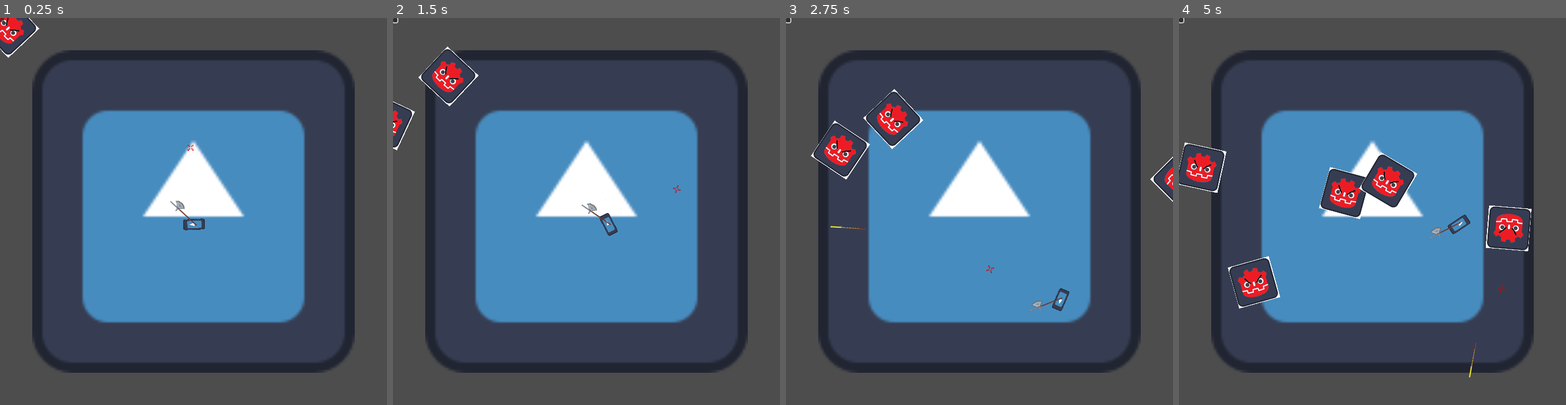
Above: before the commit, frames 1-4 (left to right).
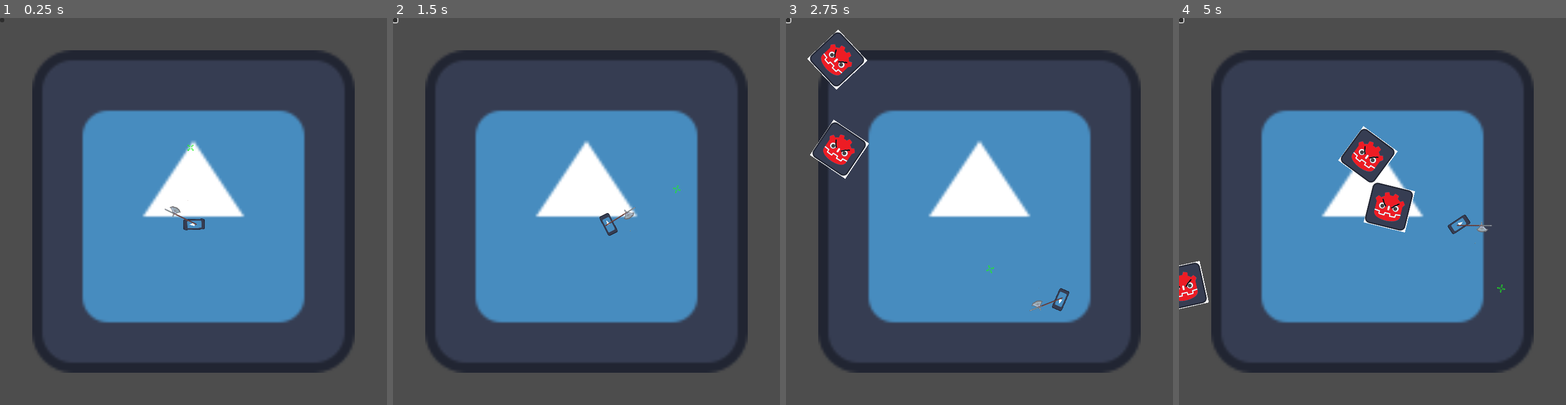
Above: after the commit, the same moments.

Repository: pkettune/halberd_arena
Game: Godot game, scene res://scenes/Main.tscn
Same seed, same stepped clock (60 frames per second), same inputs: the game is played once before the commit and once after it. The engine's default icon, where the game draws it, is replaced by a stand-in: a white triangle on a blue panel in a dark square.
Inputs (mouse positions are in pixels of both pictures, inside the frame that each line leads up to):
- Up to frame 1 (0.25 s): no input
- Up to frame 2 (1.5 s): click (396, 21) at 0.5 s; move the mouse to (671, 192) at 1.27 s; press the mouse at (671, 192) at 1.28 s; hold D (right) from 1.28 s (still down)
- Up to frame 3 (2.75 s): right-click (1064, 192) at 1.55 s; move the mouse to (902, 230) at 2.02 s; release D (right) at 2.03 s; release the mouse at (902, 230) at 2.03 s; hold S (down) from 2.03 s (still down); right-click (902, 230) at 2.1 s; click (902, 230) at 2.3 s
- Up to frame 4 (5 s): move the mouse to (1411, 126) at 2.77 s; release S (down) at 2.78 s; press the mouse at (1411, 126) at 2.78 s; hold D (right) 2.78-3.53 s; right-click (1411, 126) at 3.05 s; move the mouse to (1353, 288) at 3.52 s; release the mouse at (1353, 288) at 3.53 s; hold W (up) 3.53-4.28 s; right-click (1353, 288) at 3.6 s; click (1353, 288) at 3.8 s; move the mouse to (1488, 269) at 4.27 s; press the mouse at (1488, 269) at 4.28 s; hold A (left) from 4.28 s (still down); right-click (1488, 269) at 4.55 s

The runs differ from the first frame. In frame 1, 0.6% of the frame differs, in the area x 0-51%, y 0-54%; in frame 2, 1.1%; in frame 3, 2.3%; in frame 4, 6.7%, in the area x 0-92%, y 27-93%.

Commit message:
attack anim, borders, attack timings

Diff:
--- a/hitbox.gd
+++ /dev/null
@@ -1,7 +0,0 @@
-class_name HitBox
-extends Node
-
-@export var damage := 10
-
-func _init() -> void:
-	pass
--- /dev/null
+++ b/pictures/new_compressed_texture_2d.tres
@@ -0,0 +1,4 @@
+[gd_resource type="CompressedTexture2D" format=3 uid="uid://suieaa1nwk1m"]
+
+[resource]
+load_path = "res://.godot/imported/attack.png-73a249141ece2069470ae821ffbf7e42.ctex"
--- a/scenes/Main.tscn
+++ b/scenes/Main.tscn
@@ -21,6 +21,6 @@
 position = Vector2(361, 384)
 
 [node name="Weapon" parent="Player" instance=ExtResource("5_67alg")]
-position = Vector2(-347, -370)
+rotation = -0.293723
 
 [node name="Projectile" parent="." instance=ExtResource("5_teihn")]
--- a/scenes/arena.tscn
+++ b/scenes/arena.tscn
@@ -17,8 +17,7 @@
 
 [node name="Floor" type="Area2D" parent="."]
 collision_layer = 8
-collision_mask = 0
-monitorable = false
+collision_mask = 5
 
 [node name="Logo" type="Sprite2D" parent="Floor"]
 position = Vector2(360, 360)
@@ -39,6 +38,7 @@
 rotation = 1.56932
 
 [node name="SpawnTimer" type="Timer" parent="."]
+wait_time = 1.5
 autostart = true
 
 [connection signal="body_exited" from="Floor" to="." method="_on_floor_body_exited"]
--- a/scenes/enemy.tscn
+++ b/scenes/enemy.tscn
@@ -31,19 +31,20 @@
 }]
 
 [sub_resource type="RectangleShape2D" id="RectangleShape2D_in4ph"]
-size = Vector2(28, 28)
+size = Vector2(25.3333, 25.3333)
 
 [sub_resource type="RectangleShape2D" id="RectangleShape2D_dydr7"]
-size = Vector2(28, 28)
+size = Vector2(24.6667, 24.6667)
 
 [node name="Enemy" type="CharacterBody2D"]
 scale = Vector2(3, 3)
 collision_layer = 4
-collision_mask = 0
+collision_mask = 51
 floor_stop_on_slope = false
 floor_block_on_wall = false
 platform_floor_layers = 0
 script = ExtResource("1_o80ey")
+speed = 140
 
 [node name="AnimatedSprite2D" type="AnimatedSprite2D" parent="."]
 scale = Vector2(0.2, 0.2)
@@ -53,7 +54,7 @@
 [node name="Hurtbox" type="Area2D" parent="."]
 position = Vector2(32, 30)
 collision_layer = 32
-collision_mask = 18
+collision_mask = 3
 monitorable = false
 script = ExtResource("3_tfr72")
 
@@ -62,7 +63,7 @@
 shape = SubResource("RectangleShape2D_in4ph")
 
 [node name="CollisionShape2D" type="CollisionShape2D" parent="."]
-position = Vector2(1.49012e-07, 1.13249e-06)
+position = Vector2(0, -2.38419e-07)
 shape = SubResource("RectangleShape2D_dydr7")
 
 [node name="DyingText" type="Sprite2D" parent="."]
@@ -73,4 +74,3 @@
 hframes = 3
 
 [connection signal="area_entered" from="Hurtbox" to="." method="_on_area_entered"]
-[connection signal="area_entered" from="Hurtbox" to="Hurtbox" method="_on_area_entered"]
--- a/scenes/player.tscn
+++ b/scenes/player.tscn
@@ -1,15 +1,16 @@
-[gd_scene load_steps=7 format=3 uid="uid://bss165o1gdb1g"]
+[gd_scene load_steps=8 format=3 uid="uid://bss165o1gdb1g"]
 
 [ext_resource type="Script" path="res://scripts/player.gd" id="1_fli1f"]
 [ext_resource type="Script" path="res://scripts/Hurtbox.gd" id="2_3ytr2"]
 [ext_resource type="Texture2D" uid="uid://barb5gwt3xaqt" path="res://pictures/icon.svg" id="2_br26d"]
-[ext_resource type="Texture2D" uid="uid://s5ymxgirvhss" path="res://pictures/crosshair.png" id="5_sky78"]
+[ext_resource type="Texture2D" uid="uid://byleytitqfois" path="res://pictures/crosshair_green.png" id="4_5qwv0"]
+[ext_resource type="AudioStream" uid="uid://bifdita412fe0" path="res://sounds/död.wav" id="5_g78af"]
 
 [sub_resource type="RectangleShape2D" id="RectangleShape2D_tcdnn"]
-size = Vector2(16, 36)
+size = Vector2(17.2305, 35.2102)
 
 [sub_resource type="RectangleShape2D" id="RectangleShape2D_0y8mp"]
-size = Vector2(14.7958, 28.8424)
+size = Vector2(19.7589, 39.8924)
 
 [node name="Player" type="Node2D" node_paths=PackedStringArray("crosshair")]
 script = ExtResource("1_fli1f")
@@ -18,9 +19,10 @@
 metadata/_edit_horizontal_guides_ = []
 
 [node name="PlayerBody" type="CharacterBody2D" parent="."]
-collision_mask = 9
+collision_mask = 8
 
 [node name="PlayerHitbox" type="CollisionShape2D" parent="PlayerBody"]
+position = Vector2(0.217798, -0.179246)
 shape = SubResource("RectangleShape2D_tcdnn")
 
 [node name="PlayerSprite" type="Sprite2D" parent="PlayerBody"]
@@ -29,11 +31,11 @@
 
 [node name="PlayerHurtBox" type="Area2D" parent="PlayerBody"]
 collision_layer = 32
-collision_mask = 4
+collision_mask = 12
 script = ExtResource("2_3ytr2")
 
 [node name="CollisionShape2D" type="CollisionShape2D" parent="PlayerBody/PlayerHurtBox"]
-position = Vector2(0.149494, 0.403629)
+position = Vector2(-0.0163138, -0.0856018)
 shape = SubResource("RectangleShape2D_0y8mp")
 
 [node name="Crosshair" type="Node2D" parent="."]
@@ -42,11 +44,13 @@
 
 [node name="CrosshairSprite" type="Sprite2D" parent="Crosshair"]
 scale = Vector2(1.1, 1.1)
-texture = ExtResource("5_sky78")
+texture = ExtResource("4_5qwv0")
 
 [node name="ShootPosition" type="Marker2D" parent="."]
 position = Vector2(11.5869, -0.00113487)
 scale = Vector2(1.1, 1.1)
 
-[connection signal="area_entered" from="PlayerBody/PlayerHurtBox" to="." method="_on_player_hurt_box_area_entered"]
+[node name="AudioStreamPlayer2D" type="AudioStreamPlayer2D" parent="."]
+stream = ExtResource("5_g78af")
+
 [connection signal="body_entered" from="PlayerBody/PlayerHurtBox" to="." method="_on_player_hurt_box_body_entered"]
--- a/scenes/projectile.tscn
+++ b/scenes/projectile.tscn
@@ -9,8 +9,8 @@
 height = 67.6168
 
 [node name="Spear" type="CharacterBody2D"]
-collision_layer = 2
-collision_mask = 0
+collision_layer = 0
+collision_mask = 4
 script = ExtResource("1_vhnxs")
 
 [node name="Sprite" type="Sprite2D" parent="."]
@@ -19,8 +19,8 @@
 
 [node name="HitBox" type="Area2D" parent="."]
 rotation = 1.5708
-collision_layer = 16
-collision_mask = 0
+collision_layer = 18
+collision_mask = 20
 monitoring = false
 script = ExtResource("2_oute2")
 
--- a/scenes/weapon.tscn
+++ b/scenes/weapon.tscn
@@ -1,9 +1,9 @@
-[gd_scene load_steps=9 format=3 uid="uid://7rotx6sj06c6"]
+[gd_scene load_steps=11 format=3 uid="uid://7rotx6sj06c6"]
 
 [ext_resource type="Script" path="res://scripts/weapon.gd" id="1_vd6j2"]
 [ext_resource type="Texture2D" uid="uid://cbhu528f3l6kg" path="res://pictures/aurinkoon2.png" id="2_bj3mr"]
-[ext_resource type="AudioStream" uid="uid://cy7jwm7ncti62" path="res://bling2.wav" id="3_vd3bw"]
 [ext_resource type="Script" path="res://scripts/hitbox.gd" id="3_yj8vd"]
+[ext_resource type="AudioStream" uid="uid://cv3nr35j7m0hu" path="res://sounds/bling3.wav" id="4_u4piw"]
 
 [sub_resource type="CapsuleShape2D" id="CapsuleShape2D_7d643"]
 radius = 11.0633
@@ -20,14 +20,96 @@
 tracks/0/interp = 0
 tracks/0/loop_wrap = false
 tracks/0/keys = {
-"times": PackedFloat32Array(0, 0.0403099, 0.0814743, 0.120075, 0.156967, 0.193859, 0.232322, 0.269705, 0.308974, 0.347074, 0.386883, 0.429112, 0.477908, 0.539506, 0.593795),
+"times": PackedFloat32Array(0, 0.0403099, 0.0814743, 0.120075, 0.156967, 0.193859, 0.232322, 0.288, 0.336, 0.36, 0.408, 0.456, 0.504, 0.552, 0.621459),
 "transitions": PackedFloat32Array(1, 1, 1, 1, 1, 1, 1, 1, 1, 1, 1, 1, 1, 1, 1),
 "update": 0,
 "values": [0, 1, 2, 1, 2, 1, 3, 4, 3, 4, 3, 4, 5, 6, 7]
 }
 
+[sub_resource type="Animation" id="Animation_gi5r6"]
+resource_name = "attack"
+length = 0.3
+loop_mode = 1
+tracks/0/type = "value"
+tracks/0/imported = false
+tracks/0/enabled = true
+tracks/0/path = NodePath("..:position")
+tracks/0/interp = 1
+tracks/0/loop_wrap = true
+tracks/0/keys = {
+"times": PackedFloat32Array(0, 0.0245131, 0.0405814, 0.051111, 0.0632517, 0.0736242, 0.0919135, 0.115774, 0.132421, 0.150406, 0.16699, 0.181278, 0.19841, 0.216342, 0.240732),
+"transitions": PackedFloat32Array(1, 1, 1, 1, 1, 1, 1, 1, 1, 1, 1, 1, 1, 1, 1),
+"update": 0,
+"values": [Vector2(0, 0), Vector2(0, 0), Vector2(-2.62204, -2.62204), Vector2(-2.62204, -2.62204), Vector2(-2.62204, -2.62204), Vector2(-2.62204, -2.62204), Vector2(-2.62204, -2.62204), Vector2(-2.62204, -2.62204), Vector2(-2.62204, -2.62204), Vector2(-2.62204, -2.62204), Vector2(-2.62204, -2.62204), Vector2(-2.62204, -2.62204), Vector2(-2.62204, -2.62204), Vector2(-2.62204, -2.62204), Vector2(-2.39418, -2.39417)]
+}
+tracks/1/type = "value"
+tracks/1/imported = false
+tracks/1/enabled = true
+tracks/1/path = NodePath("..:rotation")
+tracks/1/interp = 1
+tracks/1/loop_wrap = true
+tracks/1/keys = {
+"times": PackedFloat32Array(0, 0.0245131, 0.0405814, 0.0522376, 0.0632517, 0.0736242, 0.0929349, 0.103482, 0.115774, 0.1314, 0.150406, 0.170054, 0.1823, 0.195346, 0.216942, 0.240732),
+"transitions": PackedFloat32Array(1, 1, 1, 1, 1, 1, 1, 1, 1, 1, 1, 1, 1, 1, 1, 1),
+"update": 0,
+"values": [0.0, -0.293723, -0.60164, -1.05338, -1.33013, -1.74991, -0.630914, -0.440139, -0.0570483, 0.442079, 0.768959, 1.13683, 1.41468, 1.19089, 1.19089, 1.87727]
+}
+tracks/2/type = "value"
+tracks/2/imported = false
+tracks/2/enabled = true
+tracks/2/path = NodePath("..:scale")
+tracks/2/interp = 1
+tracks/2/loop_wrap = true
+tracks/2/keys = {
+"times": PackedFloat32Array(0, 0.0245131, 0.0526167, 0.0652944, 0.0736242, 0.0919135, 0.113731, 0.129357, 0.148363, 0.171075, 0.180257, 0.195346, 0.215068, 0.240732),
+"transitions": PackedFloat32Array(1, 1, 1, 1, 1, 1, 1, 1, 1, 1, 1, 1, 1, 1),
+"update": 0,
+"values": [Vector2(1, 1), Vector2(1, 1), Vector2(1, 1), Vector2(1, 1), Vector2(1, 1), Vector2(1, 1), Vector2(1, 1), Vector2(1, 1), Vector2(1, 1), Vector2(1, 1), Vector2(1, 1), Vector2(1, 1), Vector2(1, 1), Vector2(1, 1)]
+}
+
+[sub_resource type="Animation" id="Animation_atu8b"]
+length = 0.001
+tracks/0/type = "value"
+tracks/0/imported = false
+tracks/0/enabled = true
+tracks/0/path = NodePath("..:rotation")
+tracks/0/interp = 1
+tracks/0/loop_wrap = true
+tracks/0/keys = {
+"times": PackedFloat32Array(0),
+"transitions": PackedFloat32Array(1),
+"update": 0,
+"values": [-0.293723]
+}
+tracks/1/type = "value"
+tracks/1/imported = false
+tracks/1/enabled = true
+tracks/1/path = NodePath("..:position")
+tracks/1/interp = 1
+tracks/1/loop_wrap = true
+tracks/1/keys = {
+"times": PackedFloat32Array(0),
+"transitions": PackedFloat32Array(1),
+"update": 0,
+"values": [Vector2(0, 0)]
+}
+tracks/2/type = "value"
+tracks/2/imported = false
+tracks/2/enabled = true
+tracks/2/path = NodePath("..:scale")
+tracks/2/interp = 1
+tracks/2/loop_wrap = true
+tracks/2/keys = {
+"times": PackedFloat32Array(0),
+"transitions": PackedFloat32Array(1),
+"update": 0,
+"values": [Vector2(1, 1)]
+}
+
 [sub_resource type="AnimationLibrary" id="AnimationLibrary_vxikn"]
 _data = {
+"RESET": SubResource("Animation_atu8b"),
+"attack": SubResource("Animation_gi5r6"),
 "power_up": SubResource("Animation_g840r")
 }
 
@@ -43,19 +125,20 @@
 "
 
 [node name="Weapon" type="Node2D"]
+rotation = -0.293723
 script = ExtResource("1_vd6j2")
 
 [node name="Halberd" type="CharacterBody2D" parent="."]
 collision_layer = 2
-collision_mask = 0
+collision_mask = 4
 
 [node name="WeaponSprite" type="Sprite2D" parent="Halberd"]
-position = Vector2(22, -19)
+position = Vector2(22, -18.8127)
 texture = ExtResource("2_bj3mr")
 hframes = 8
 
 [node name="HitBox" type="Area2D" parent="Halberd"]
-collision_layer = 18
+collision_layer = 2
 collision_mask = 4
 monitoring = false
 script = ExtResource("3_yj8vd")
@@ -73,7 +156,8 @@
 script = SubResource("GDScript_uxfir")
 
 [node name="AudioStreamPlayer2D" type="AudioStreamPlayer2D" parent="."]
-stream = ExtResource("3_vd3bw")
+stream = ExtResource("4_u4piw")
+volume_db = 5.193
 
 [node name="PowerTimer" type="Timer" parent="."]
 wait_time = 0.7
--- a/scripts/arena.gd
+++ b/scripts/arena.gd
@@ -1,9 +1,11 @@
 extends Node2D
 
 @export var enemy_scene = preload("res://scenes/enemy.tscn")
+@export var player_scene = preload("res://scenes/player.tscn")
+
 
 func _on_floor_body_exited(body):
-	print("asdf")
+	body.queue_free()
 
 func _ready():
 	randomize()
--- a/scripts/enemy.gd
+++ b/scripts/enemy.gd
@@ -2,7 +2,7 @@
 extends CharacterBody2D
 
 var enemy = self
-
+var elapsed = 7
 @export var player_scene: PackedScene = preload("res://scenes/player.tscn")
 
 @onready var player = get_node("/root/Main/Player/")
@@ -23,9 +23,17 @@
 		move_and_slide()
 
 func _on_area_entered(area):
-	health -= 1
-
 	if health <= 0:
+		$AnimatedSprite2D.scale.x = 0.20
+		$AnimatedSprite2D.scale.y = 0.20
 		animation.play("hurt")
 		await get_tree().create_timer(0.2).timeout
 		queue_free()
+
+	enemy.position = lerp(player.position, enemy.position, 1.5)
+	$AnimatedSprite2D.scale.x = 0.18
+	$AnimatedSprite2D.scale.y = 0.18
+	await get_tree().create_timer(0.25).timeout
+	$AnimatedSprite2D.scale.x = 0.20
+	$AnimatedSprite2D.scale.y = 0.20
+	health -= 1
--- a/scripts/player.gd
+++ b/scripts/player.gd
@@ -4,10 +4,14 @@
 @export var speed: int = 200
 @export var aim_radius: int = 100
 
+var screen_size = Vector2.ZERO
+
 var deadzone = 0.2
 var health = 3
 
 func _ready():
+
+	screen_size = get_viewport_rect().size
 
 	InputMap.action_set_deadzone("aim_up", deadzone)
 	InputMap.action_set_deadzone("aim_down", deadzone)
@@ -19,7 +23,7 @@
 	InputMap.action_set_deadzone("left", deadzone)
 	InputMap.action_set_deadzone("right", deadzone)
 
-func _physics_process(delta):
+func _process(delta):
 	var player_direction = Input.get_vector("left", "right", "up", "down")
 	position += player_direction * speed * delta
 
@@ -32,10 +36,18 @@
 
 	crosshair.position = Vector2(aim_radius, 0)
 
+	position.x = clamp(position.x, 57, 663)
+	position.y = clamp(position.y, 62, 662)
 
 func _on_player_hurt_box_body_entered(body):
 	print("oof")
+	$PlayerBody/PlayerSprite.skew = 0.5
+	await get_tree().create_timer(0.25).timeout
+	$PlayerBody/PlayerSprite.skew = 0
 	health -= 1
 
-	if health <= 0:
-		queue_free()
+	if health == 0:
+		speed = 0
+		$AudioStreamPlayer2D.play()
+		await get_tree().create_timer(3.2).timeout
+		get_tree().reload_current_scene()
--- a/scripts/projectile.gd
+++ b/scripts/projectile.gd
@@ -1,5 +1,8 @@
 class_name Projectile
 extends Node2D
+
+@export var player_scene: PackedScene = preload("res://scenes/player.tscn")
+@onready var player = get_node("/root/Main/Player/")
 
 @onready var timer := $Timer
 @onready var hitbox := $HitBox
@@ -23,4 +26,5 @@
 #	rotation = global_rotation_degrees     PYÖRII KU VÄKKYRS
 
 func _on_impact_detector_body_entered(body):
+	await get_tree().create_timer(0.03).timeout
 	queue_free()
--- a/scripts/weapon.gd
+++ b/scripts/weapon.gd
@@ -8,7 +8,7 @@
 @onready var anim_player = $AnimationPlayer
 
 
-var elapsed = 1.0
+var elapsed = 0
 var speed = 300
 var throw_speed = 1
 var power_up_speed = 1.5
@@ -16,22 +16,34 @@
 func _ready():
 	position = Vector2.ZERO
 
+#func _init() -> void:
+# hurtbox should detect hits but not deal them. This variable does that.
+#	monitorable = false
+# This turns off collision layer  bit 1 and turns on bit 32 = layer 6.
+#	collision_mask = 32
+
+
 func _physics_process(delta):
+	$Halberd/HitBox.collision_layer = 0
+
+	if Input.is_action_just_pressed("melee"):
+		anim_player.speed_scale = 0.8
+		$Halberd/HitBox.collision_layer = 2
+		position = Vector2.ZERO
 
 	if Input.is_action_pressed("melee"):
-		anim_player.stop()
-		position = Vector2.ZERO
-		elapsed +=  delta * 20
-		rotation = lerp_angle(0, 1.25, elapsed)
+		$Halberd/HitBox.collision_layer = 2
+		anim_player.play("attack")
+#		var min_angle = deg_to_rad(0.0)
+#		var max_angle = deg_to_rad(45.0)
+#		rotation = lerp_angle(min_angle, max_angle, elapsed)
+##		await get_tree().create_timer(0.25).timeout
+#		elapsed += 10 * delta
 
 	elif Input.is_action_just_released("melee"):
 		anim_player.stop()
 		elapsed = 0.0
 		rotation = 0
-
-	if Input.is_action_just_pressed("throw"):
-		rotation = 0
-		position = Vector2.ZERO
 
 	if Input.is_action_pressed("throw"):
 		anim_player.speed_scale = 1
@@ -40,17 +52,18 @@
 		elapsed += delta * 1
 		rotation_degrees = 45
 
-		position = lerp(Vector2(1, 0), Vector2(-25, 0), elapsed * power_up_speed)
-		if position == Vector2(-25.0, 0.0):
+		position = lerp(Vector2(1, 0), Vector2(-26, 0), elapsed * power_up_speed)
+		if position == Vector2(-26.0, 0.0):
 			$AudioStreamPlayer2D.play()
-		if (position <= Vector2(-25.0, 0.0)):
-			position = Vector2(-27.0, -0.5)
+		if (position <= Vector2(-26.0, 0.0)):
+			position = Vector2(-32.0, -0.0)
 
 	if Input.is_action_just_released("throw"):
+		if anim_player.get_current_animation_position() >= 0.66:
 			shoot(ProjectileScene)
-			anim_player.stop()
-			elapsed = 0.0
-			rotation = 0
+		anim_player.stop()
+		elapsed = 0.0
+		rotation = 0
 
 func shoot(projectile:PackedScene) -> void:
 	var projectile_instance := projectile.instantiate()
@@ -58,5 +71,6 @@
 	projectile_instance.direction = global_position.direction_to(projectile_instance.position)
 	add_child(projectile_instance)
 
+
 func _on_power_timer_timeout():
 	pass
Not shown, removed: bling2.wav.import
Not shown, removed: hurt_text.png.import
Binary file added: pictures/attack.png
Not shown, added: pictures/attack.png.import
Binary file added: pictures/crosshair_green.png
Not shown, added: pictures/crosshair_green.png.import
Renamed: hurt_text.png -> pictures/hurt_text.png
Not shown, added: pictures/hurt_text.png.import
Not shown, added: sounds/bling2.wav.import
Not shown, added: sounds/bling3.wav.import
Not shown, added: sounds/död.wav.import
Not shown, removed: bling.wav.asd
(and 7 more such lines)
